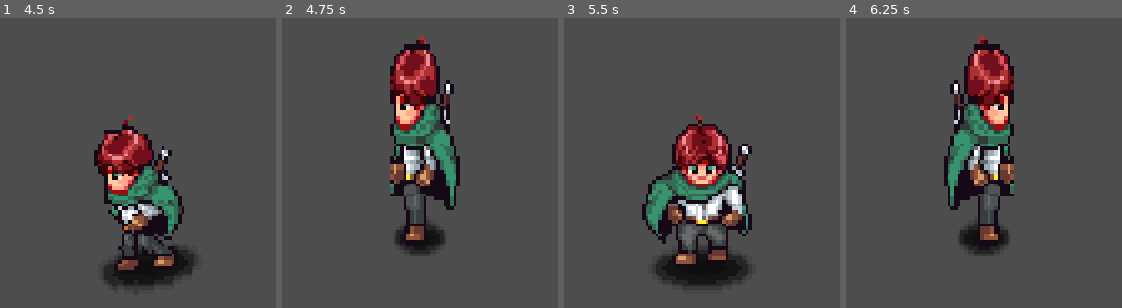
Above: before the commit, frames 1-4 (left to right).
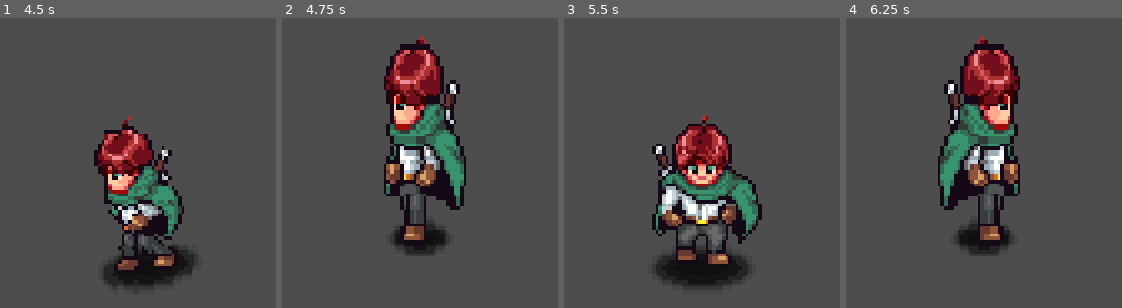
Above: after the commit, the same moments.

Repository: Vazehalla/bruise-linus
Game: Godot game, scene res://Player/player.tscn
Same seed, same stepped clock (60 frames per second), same inputs: the game is played once before the commit and once after it.
Inputs:
- Up to frame 1 (4.5 s): hold Right (right) 0.53-1.28 s; hold Z (attack) 0.53-1.28 s; tap Space (jump) at 0.77, 1.52, 3.02, 3.77 s; hold Down (down) 1.28-2.03 s; tap Shift (dash) at 1.35, 2.85, 4.35 s; hold Right (right) 2.03-2.78 s; hold Z (attack) 2.03-2.78 s; hold Up (up) 2.78-3.53 s; hold Z (attack) 3.53-4.28 s; hold Left (left) from 3.53 s (still down)
- Up to frame 2 (4.75 s): keep holding Left (left); tap Space (jump) at 4.52 s
- Up to frame 3 (5.5 s): release Left (left) at 5.03 s; hold Down (down) from 5.03 s (still down); hold Z (attack) from 5.03 s (still down)
- Up to frame 4 (6.25 s): release Down (down) at 5.78 s; release Z (attack) at 5.78 s; hold Right (right) from 5.78 s (still down); tap Shift (dash) at 5.85 s; tap Space (jump) at 6.02 s

Frame 1 is identical in both runs. In frame 2, 6.7% of the frame differs, in the area x 36-67%, y 8-79%; in frame 3, 8.8%, in the area x 28-72%, y 33-85%; in frame 4, 6.7%.

Commit message:
fix diagonal direction mapping and sprite facing logic

Diff:
--- a/Player/Scripts/player.gd
+++ b/Player/Scripts/player.gd
@@ -47,16 +47,24 @@
 	if direction == Vector2.ZERO:
 		return false
 
+	# Use vertical priority for diagonals so W+A/W+D map to up and S+A/S+D map to down.
+	if direction.y != 0.0:
+		new_direction = Vector2.UP if direction.y < 0.0 else Vector2.DOWN
+	else:
+		new_direction = Vector2.LEFT if direction.x < 0.0 else Vector2.RIGHT
 
-	if direction.y == 0:
-		new_direction = Vector2.LEFT if direction.x < 0 else Vector2.RIGHT
-	elif direction.x == 0:
-		new_direction = Vector2.UP if direction.y < 0 else Vector2.DOWN
+	# Horizontal facing should follow current horizontal input when available.
+	if direction.x != 0.0:
+		sprite.scale.x = -1.0 if direction.x < 0.0 else 1.0
+	elif cardinal_direction == Vector2.LEFT:
+		sprite.scale.x = -1.0
+	elif cardinal_direction == Vector2.RIGHT:
+		sprite.scale.x = 1.0
+
 	if new_direction == cardinal_direction:
 		return false
 
 	cardinal_direction = new_direction
-	sprite.scale.x = -1 if cardinal_direction == Vector2.LEFT else 1
 	return true
 
 
